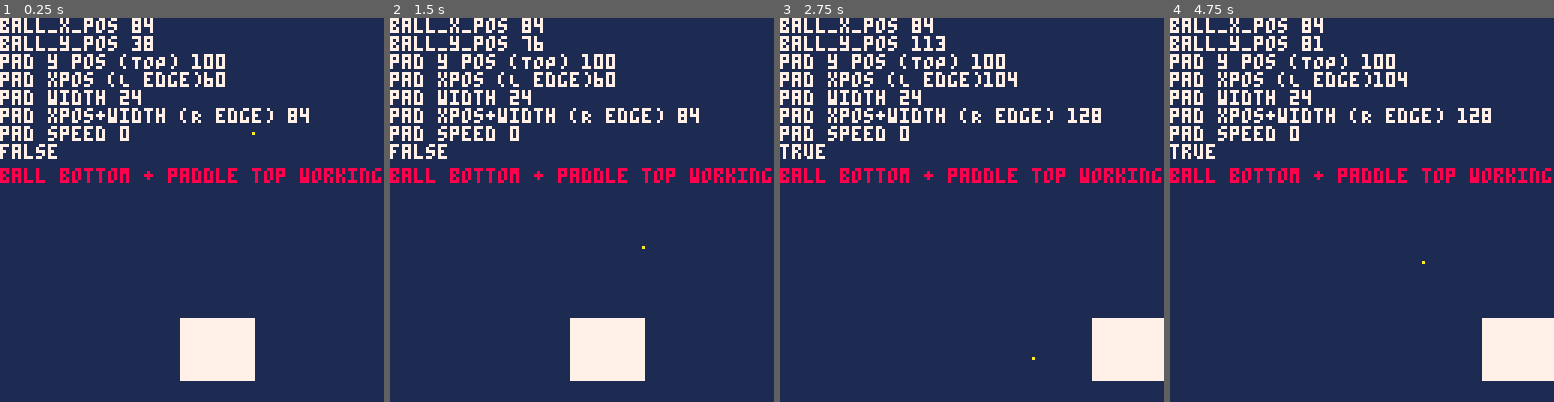
Above: before the commit, frames 1-4 (left to right).
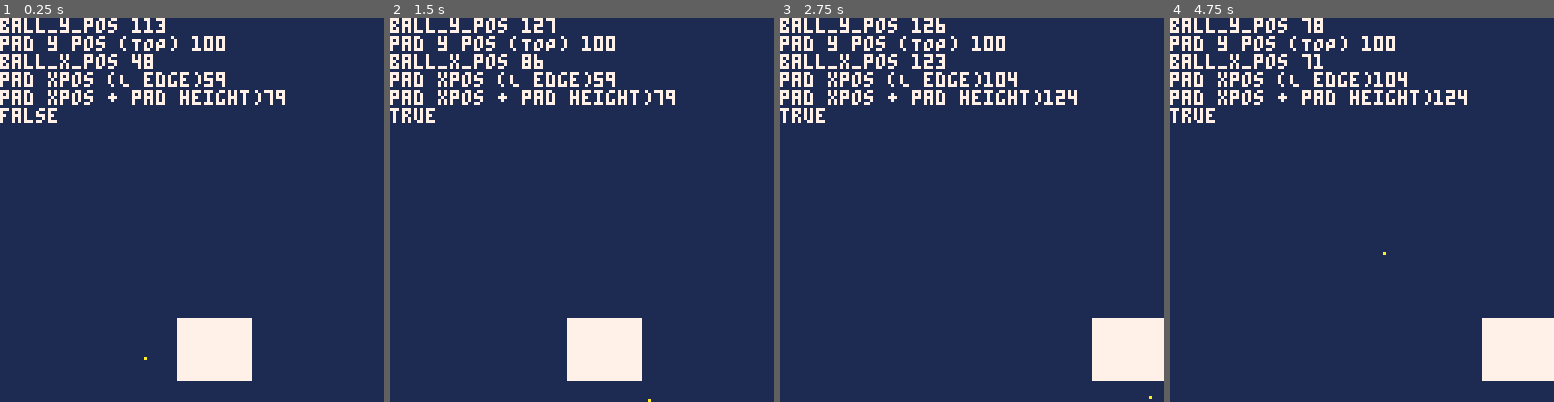
Above: after the commit, the same moments.

Repository: Mackeriah/Breakout-tutorial
Game: PICO-8 cartridge breakout/breakout.p8
The game is run twice, just before and just after one commit, with the same random seed, the same clock (stepped at 60 frames per second) and the same inputs.
Inputs:
- Up to frame 1 (0.25 s): no input
- Up to frame 2 (1.5 s): no input
- Up to frame 3 (2.75 s): hold Right 1.6-2.1 s; hold Right from 2.47 s (still down)
- Up to frame 4 (4.75 s): release Right at 3.03 s; hold Left 3.08-3.58 s; hold Right 4.02-4.68 s

The runs differ from the first frame. In frame 1, 6.6% of the frame differs, in the area x 0-100%, y 0-95%; in frame 2, 6.6%, in the area x 0-100%, y 0-100%; in frame 3, 6.4%; in frame 4, 6.4%.

Commit message:
Update breakout.p8
it's um, partly working I think

Diff:
--- a/breakout/breakout.p8
+++ b/breakout/breakout.p8
@@ -4,32 +4,19 @@
 -- super breakout
 -- owen fitzgerald
 
-…(7 lines of a section not shown)…
--- first of 4 parts of my collision tested OK (ball bottom against paddle top)
-…(5 lines of a section not shown)…
 sausages = false
 
 function _init() -- runs once at start
 	cls(0)
 	-- ball info
-	ball_x_pos = 84
-	ball_y_pos = 30
+	ball_x_pos = 40
+	ball_y_pos = 105
 	ball_radius = 0
-	ball_x_speed = 0
+	ball_x_speed = 1
 	ball_y_speed = 1
 
 	-- paddle info
-	paddle_x_pos = 60
+	paddle_x_pos = 59
 	paddle_y_pos = 100
 	paddle_width = 24
 	paddle_height = 20
@@ -38,10 +25,10 @@
 
 function _update() -- runs every frame
 	screen_paddle_limit()
+	ball_paddle_collision()
 	paddle_movement()
 	screen_bounce()
 	ball_movement()
-	ball_paddle_collision()
 end
 
 function _draw() -- runs every frame (after update)
@@ -51,32 +38,17 @@
 	draw_paddle()
 
 	--print(paddle_speed, 0, 0, 7)
-	print('ball_x_pos '..ball_x_pos)
 	print('ball_y_pos '..ball_y_pos)
 	print('pad y pos (TOP) '..paddle_y_pos)
+	print('ball_x_pos '..ball_x_pos)
 	print('pad xpos (L edge)'..paddle_x_pos)
-	print('pad width '..paddle_width)
-	print('pad xpos+width (R edge) '..paddle_x_pos+paddle_width)
-	print('pad speed '..paddle_speed)
+	print('pad xpos + pad height)'..paddle_x_pos+paddle_height)
 	print(sausages)
-	print("ball bottom + paddle top working", 0, 50, 8)
 
-	if (ball_y_pos + ball_radius > paddle_y_pos-1) then
+	--if (ball_y_pos >= paddle_y_pos) and (ball_y_pos <= paddle_y_pos + paddle_height) then
+	if ball_x_pos == 59 then
 		sausages = true
 	end
-	if ball_x_pos < paddle_x_pos then
-		 sausages = true
-	end
-	if ball_x_pos > paddle_x_pos+paddle_width then
-	 	 sausages = true
-	end
-	-- if (ball_y_pos + ball_radius == paddle_y_pos-1) and
-	--    ball_x_pos >= paddle_x_pos and
-	--    (ball_x_pos <= paddle_x_pos+paddle_width) then
-	-- 	ball_y_speed = -ball_y_speed
-	-- 	sfx(1)
-	-- end
-
 
 end
 
@@ -136,11 +108,25 @@
 end
 
 function ball_paddle_collision()
+	-- THIS PART IS WORKING CORRECTLY
 	-- did bottom of ball hit top of paddle? (-1 as that's the contact point)
 	if (ball_y_pos + ball_radius == paddle_y_pos-1) and
 	   ball_x_pos >= paddle_x_pos and -- check ball is at or beyond paddle left side
 	   (ball_x_pos <= paddle_x_pos+paddle_width) then -- and right side
 		ball_y_speed = -ball_y_speed -- therefore vertical bounce
+		sfx(1)
+	end
+	-- did right side of ball hit left side of paddle?
+	if ball_x_pos + ball_radius >= paddle_x_pos then
+		-- ball_x_speed = -ball_x_speed
+		--sfx(2)
+	end
+	-- did left side of ball hit right side of paddle?
+	if (ball_y_pos >= paddle_y_pos) and
+	   (ball_y_pos <= paddle_y_pos+paddle_height) and
+	   ball_x_pos+ball_radius+1 >= paddle_x_pos and
+	   ball_x_pos+ball_radius+1 <= paddle_x_pos+paddle_height then
+		ball_x_speed = -ball_x_speed
 		sfx(1)
 	end
 	-- did top of ball hit bottm of paddle?
@@ -150,22 +136,7 @@
 		ball_y_speed = -ball_y_speed
 		sfx(1)
 	end
-	-- did right side of ball hit left side of paddle?
-	if (ball_y_pos >= paddle_y_pos) and
-	   (ball_y_pos <= paddle_y_pos+paddle_height) and
-	   ball_x_pos+ball_radius+1 >= paddle_x_pos and
-	   ball_x_pos+ball_radius+1 <= paddle_x_pos+paddle_height then
-		ball_x_speed = -ball_x_speed
-		sfx(1)
-	end
-	-- did left side of ball hit right side of paddle?
-	if (ball_y_pos >= paddle_y_pos) and
-	   (ball_y_pos <= paddle_y_pos+paddle_height) and
-	   ball_x_pos+ball_radius+1 >= paddle_x_pos and
-	   ball_x_pos+ball_radius+1 <= paddle_x_pos+paddle_height then
-		ball_x_speed = -ball_x_speed
-		sfx(1)
-	end
+
 end
 
 
Not shown, changed: the sound effects (__sfx__) section of breakout/breakout.p8
